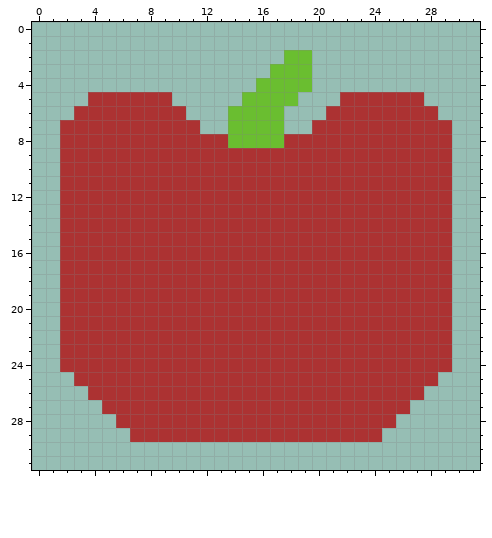
Edited in one commit: pixel-art file (content/food/apple/apple.aseprite). The first picture shows the starting point.
32x32 pixels, 1 frame.
New version:
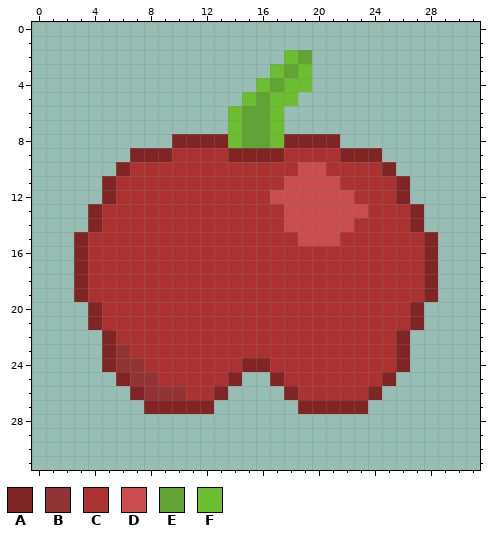
Palette (. is transparent): A #802424  B #933434  C #ac3232  D #ca4c4c  E #61a433  F #6abe30
The edit:
The author changed colour C to colour A in row 8 at x 10 to 13 and 18 to 21; in row 9 at x 7 to 9, 14 to 17 and 22 to 24; in row 10 at x 6 and 25; in rows 11 to 12 at x 5 and 26; in rows 13 to 14 at x 4 and 27; in rows 15 to 19 at x 3 and 28.
The author changed colour C to colour A in rows 20 to 21 at x 4 and 27; in rows 22 to 23 at x 5 and 26; in row 24 at x 5, 15 to 16 and 26; in row 25 at x 6, 14, 17 and 25; in row 26 at x 7, 13, 18 and 24; in row 27 at x 8 to 12 and 19 to 23.
The author changed colour C to colour B in row 23 at x 6; in row 24 at x 6 to 7; in row 25 at x 7 to 8; in row 26 at x 8 to 10.
The author changed colour C to colour D in row 10 at x 19 to 20; in row 11 at x 18 to 21; in row 12 at x 17 to 22; in row 13 at x 18 to 23; in row 14 at x 18 to 22; in row 15 at x 19 to 21.
The author changed colour F to colour E in row 2 at x 19; in row 3 at x 18; in row 4 at x 17; in row 5 at x 16; in rows 6 to 8 at x 15 to 16.
The author cleared colour C in row 5 at x 4 to 9 and 22 to 27; in row 6 at x 3 to 10 and 21 to 28; in row 7 at x 2 to 11 and 20 to 29; in row 8 at x 2 to 9 and 22 to 29; in row 9 at x 2 to 6 and 25 to 29; in row 10 at x 2 to 5 and 26 to 29.
The author cleared colour C in rows 11 to 12 at x 2 to 4 and 27 to 29; in rows 13 to 14 at x 2 to 3 and 28 to 29; in rows 15 to 19 at x 2 and 29; in rows 20 to 21 at x 2 to 3 and 28 to 29; in rows 22 to 24 at x 2 to 4 and 27 to 29; in row 25 at x 3 to 5, 15 to 16 and 26 to 28.
The author cleared colour C in row 26 at x 4 to 6, 14 to 17 and 25 to 27; in row 27 at x 5 to 7, 13 to 18 and 24 to 26; in row 28 at x 6 to 25; in row 29 at x 7 to 24.
